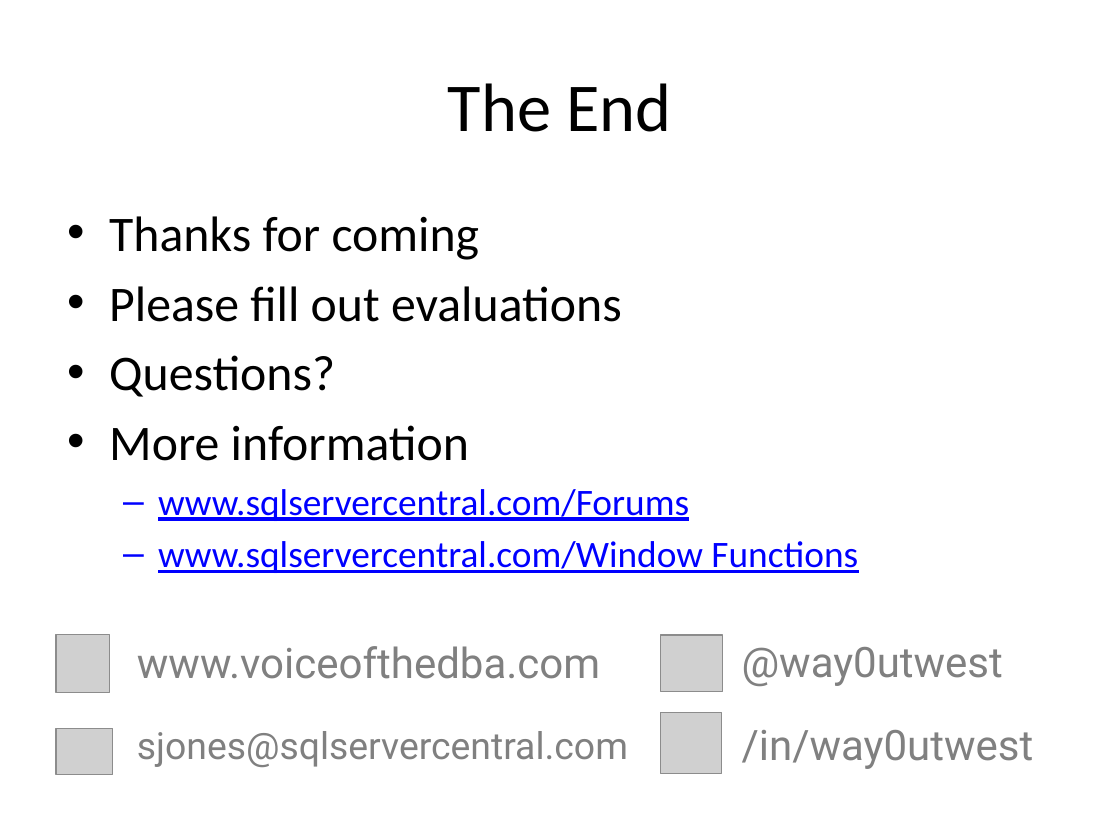
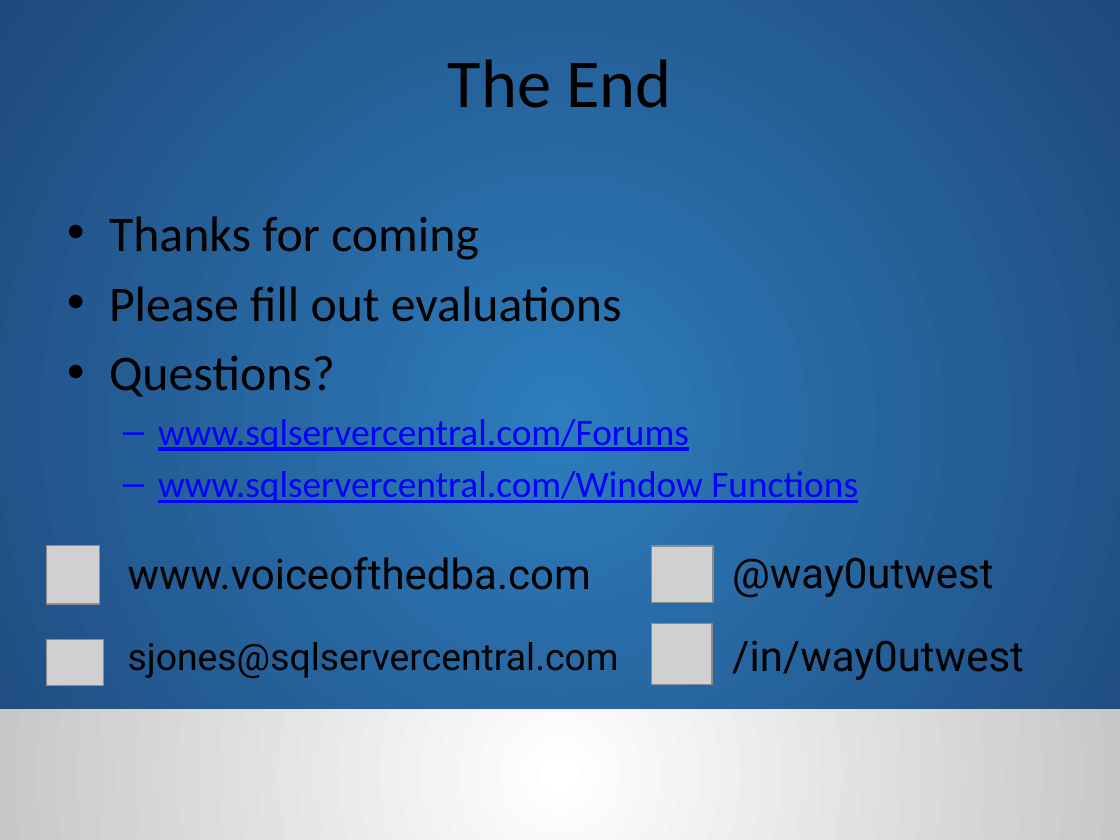
Before and after one commit to reachanu21/T-SQLWindowing, a slide deck: slide 31 of Presentation/TSQL_Windowing.pptx. Drawn at 1120x840 pixels with LibreOffice and Linux fonts; fonts in the diff are those of the drawing; grey boxes stand for pictures; background and template pictures are left out. Boxes give left, top, right and bottom in pixels: in the first picture for what was removed or moved away, otherwise in the second. Text is boxed around its words. In the diff, an @@ line names an element or a change of style, - is before the commit and + after.

Commit message:
Applied the DevConnections 2015 template. Changed some font colors to better suite the template.

```diff
--- a/Presentation/TSQL_Windowing.pptx
+++ b/Presentation/TSQL_Windowing.pptx
@@ rectangle added at <box>0,0,1120,840</box>, fill gradient #2D7CBB to #1F497D @@
@@ title "The End" at <box>448,59,672,108</box>: vertical alignment middle to top @@
@@ text at <box>109,425,469,461</box>: paragraph removed @@
-• More information
@@ 4 pictures, 4 texts: place and size @@
-4 pictures, 4 texts at <box>56,634,1034,774</box>
+4 pictures, 4 texts at <box>47,545,1024,685</box>
@@ text colour #808080 to #000000 in 4 elements at <box>732,641,1024,680</box>, <box>128,557,591,590</box>, <box>732,558,993,597</box>, <box>128,642,619,679</box> @@
@@ rectangle added at <box>0,709,1120,840</box>, fill gradient #FFFFFF to #C8C8C8 @@
```
Also in this commit, not shown: 32 other slides changed.
